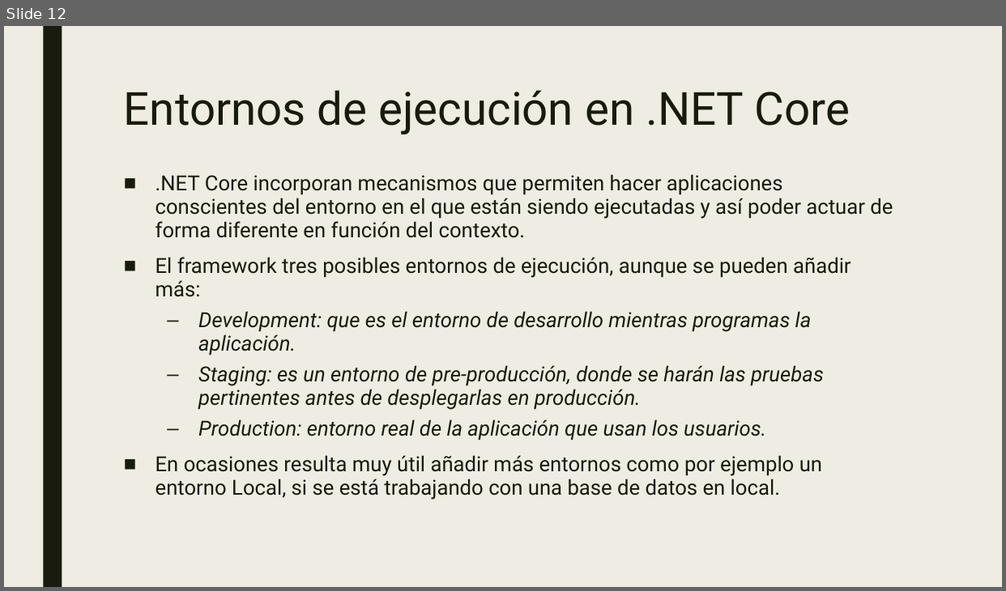
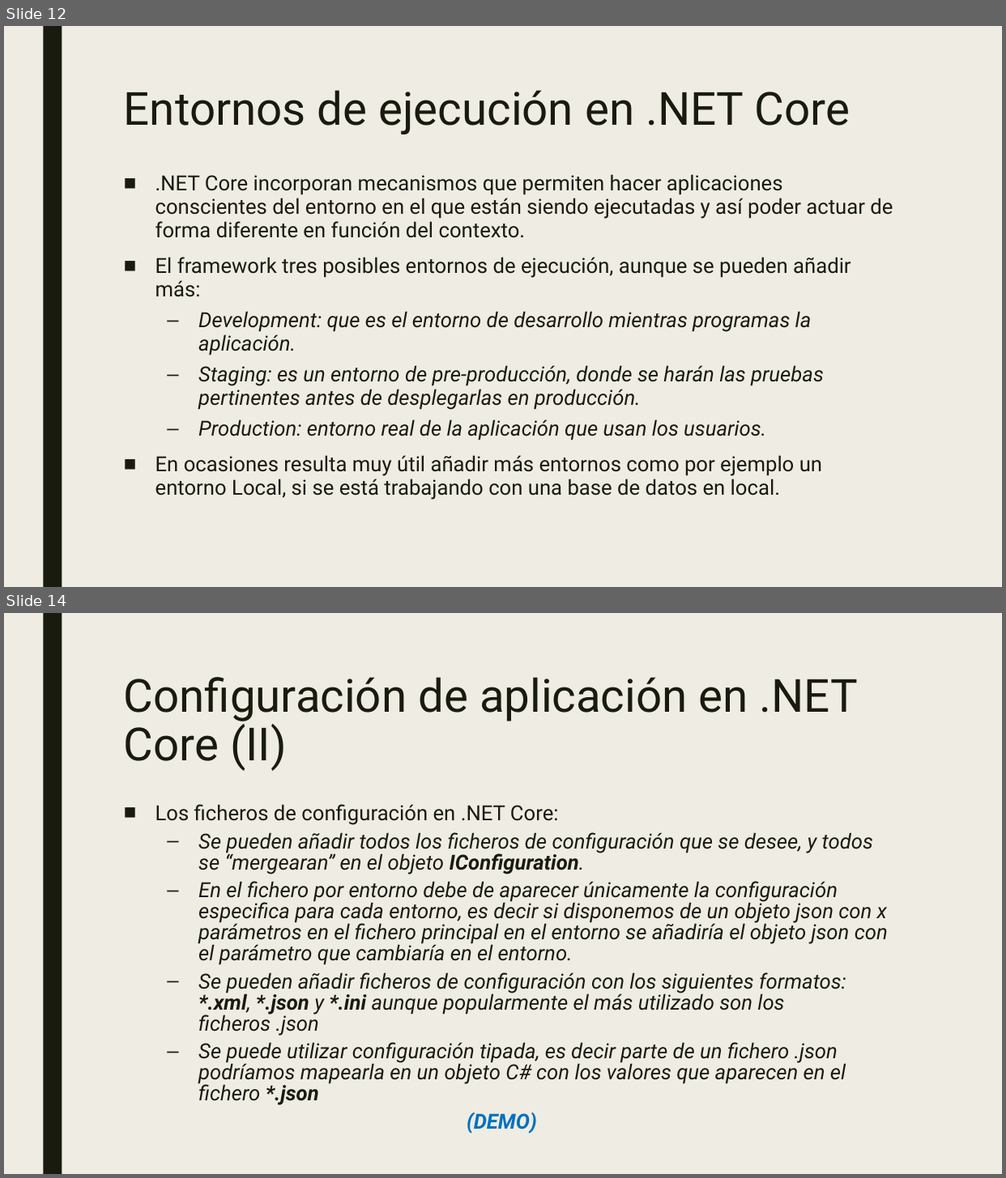
Before and after one commit to dadjh85/Demo1-Curso-.NetCore3.1, a slide deck: doc/Demo1- Curso .NET Core.pptx. Shown one above the other, each under a label of ours: slide 12 before the commit, slides 12 and 14 after it; the slides between them are not shown. The pictures are 1006x591 and 1006x1178 pixels, drawn with LibreOffice and Linux fonts; fonts in the diff are those of the drawing. Boxes give left, top, right and bottom in pixels: in the first picture for what was removed or moved away, otherwise in the second. Text is boxed around its words. In the diff, an @@ line names an element or a change of style, - is before the commit and + after.

Commit message:
* Added changes IConfiguration

```diff
--- a/doc/Demo1- Curso .NET Core.pptx
+++ b/doc/Demo1- Curso .NET Core.pptx
@@ slide 14 added at (4, 613, 1002, 1174), background #EFEDE3; not listed: 1 template element that a slide beside it also shows @@
@@ title added at (124, 677, 858, 771), 44 pt, text #191B0E @@
+Configuración de aplicación en .NET Core (II)
@@ text added at (155, 804, 888, 1134), 20 pt, text #191B0E, italic @@
+■ Los ficheros de configuración en .NET Core:
+  – Se pueden añadir todos los ficheros de configuración que se desee, y todos se “mergearan” en el objeto IConfiguration.
+  – En el fichero por entorno debe de aparecer únicamente la configuración especifica para cada entorno, es decir si disponemos de un objeto json con x parámetros en el fichero principal en el entorno se añadiría el objeto json con el parámetro que cambiaría en el entorno.
+  – Se pueden añadir ficheros de configuración con los siguientes formatos: *.xml, *.json y *.ini aunque popularmente el más utilizado son los ficheros .json
+  – Se puede utilizar configuración tipada, es decir parte de un fichero .json podríamos mapearla en un objeto C# con los valores que aparecen en el fichero *.json
+  (DEMO)
```
Also in this commit, not shown: 1 other slide added, 8 other files.
